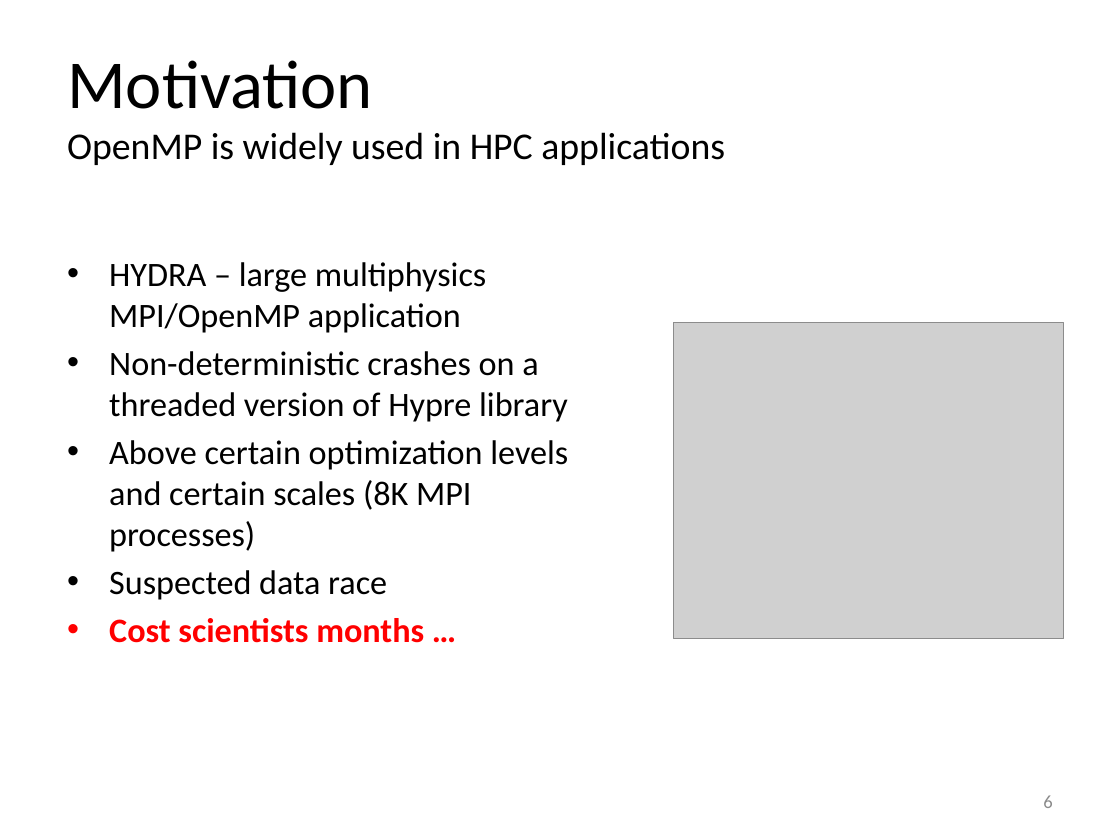
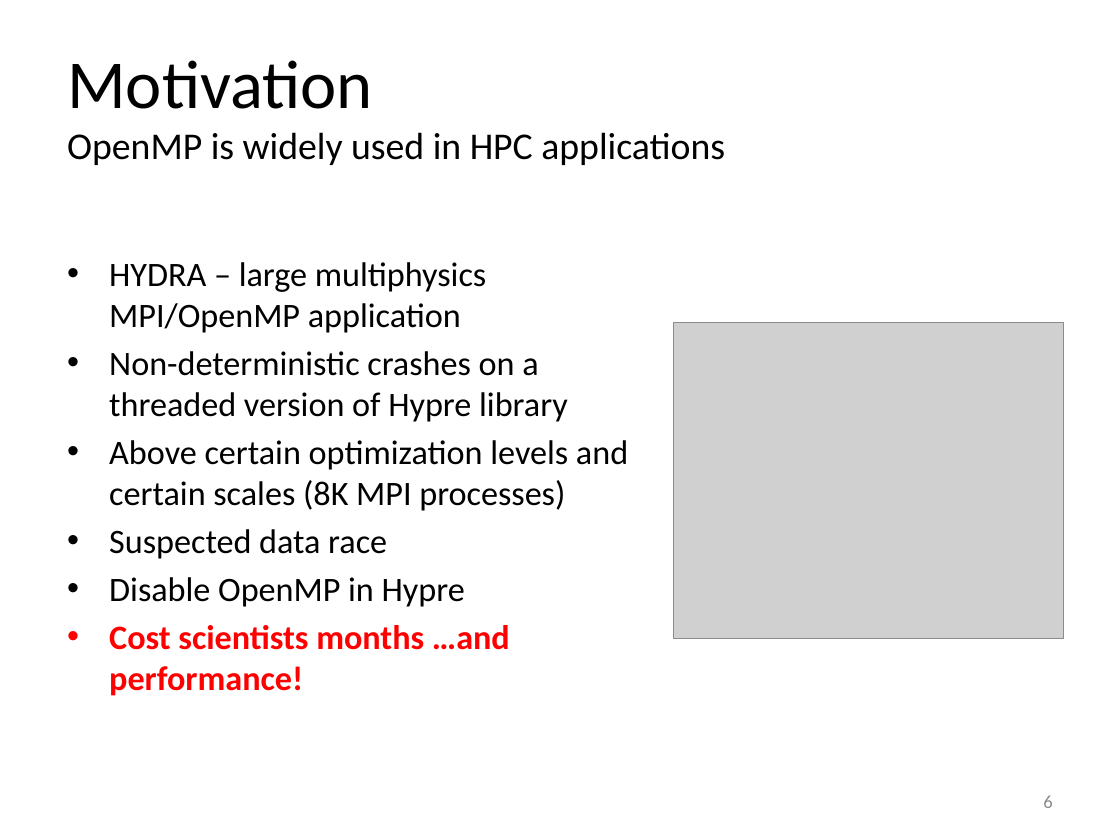
Before and after one commit to simoatze/oral_qualifier, a slide deck: slide 6 of presentation/presentation.pptx. Drawn at 1120x840 pixels with LibreOffice and Linux fonts; fonts in the diff are those of the drawing; grey boxes stand for pictures. Boxes give left, top, right and bottom in pixels: in the first picture for what was removed or moved away, otherwise in the second. Text is boxed around its words. In the diff, an @@ line names an element or a change of style, - is before the commit and + after.

```diff
--- a/presentation/presentation.pptx
+++ b/presentation/presentation.pptx
@@ text at [109, 577, 510, 696]: text changed @@
-• Cost scientists months …
+• Disable OpenMP in Hypre
+• Cost scientists months …and performance!
```
Also in this commit, not shown: 4 other slides changed, 2 other files.
